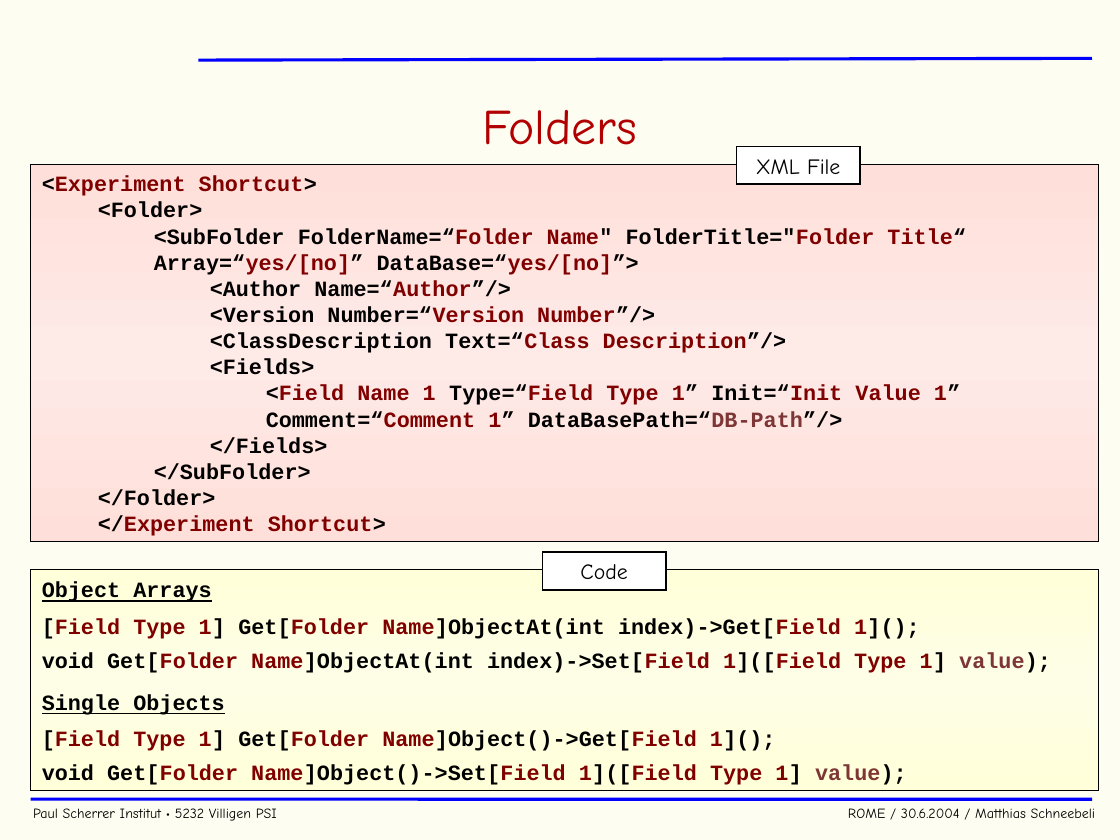
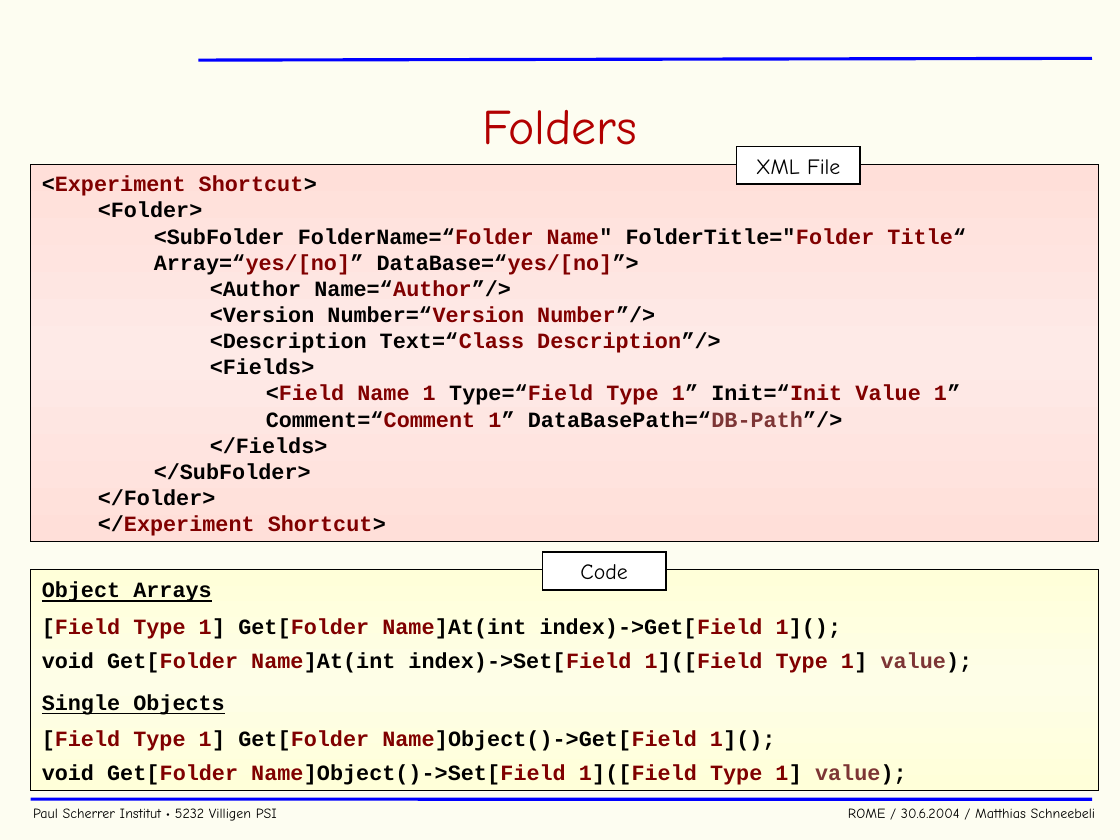
Before and after one commit to cjpl/rome, a slide deck: slide 11 of documentation/ROME.ppt. Drawn at 1120x840 pixels with LibreOffice and Linux fonts; fonts in the diff are those of the drawing; background and template pictures are left out. Boxes give left, top, right and bottom in pixels: in the first picture for what was removed or moved away, otherwise in the second. Text is boxed around its words. In the diff, an @@ line names an element or a change of style, - is before the commit and + after.

Commit message:
updated

```diff
--- a/documentation/ROME.ppt
+++ b/documentation/ROME.ppt
@@ text in rectangle at [210, 333, 721, 353]: text changed @@
-      <ClassDescription Text=“Class Description”/>
+      <Description Text=“Class Description”/>
@@ text in rectangle at [42, 618, 973, 673]: text changed @@
-[Field Type 1] Get[Folder Name]ObjectAt(int index)->Get[Field 1]();
-void Get[Folder Name]ObjectAt(int index)->Set[Field 1]([Field Type 1] value);
+[Field Type 1] Get[Folder Name]At(int index)->Get[Field 1]();
+void Get[Folder Name]At(int index)->Set[Field 1]([Field Type 1] value);
```
Also in this commit, not shown: 3 other slides changed.
